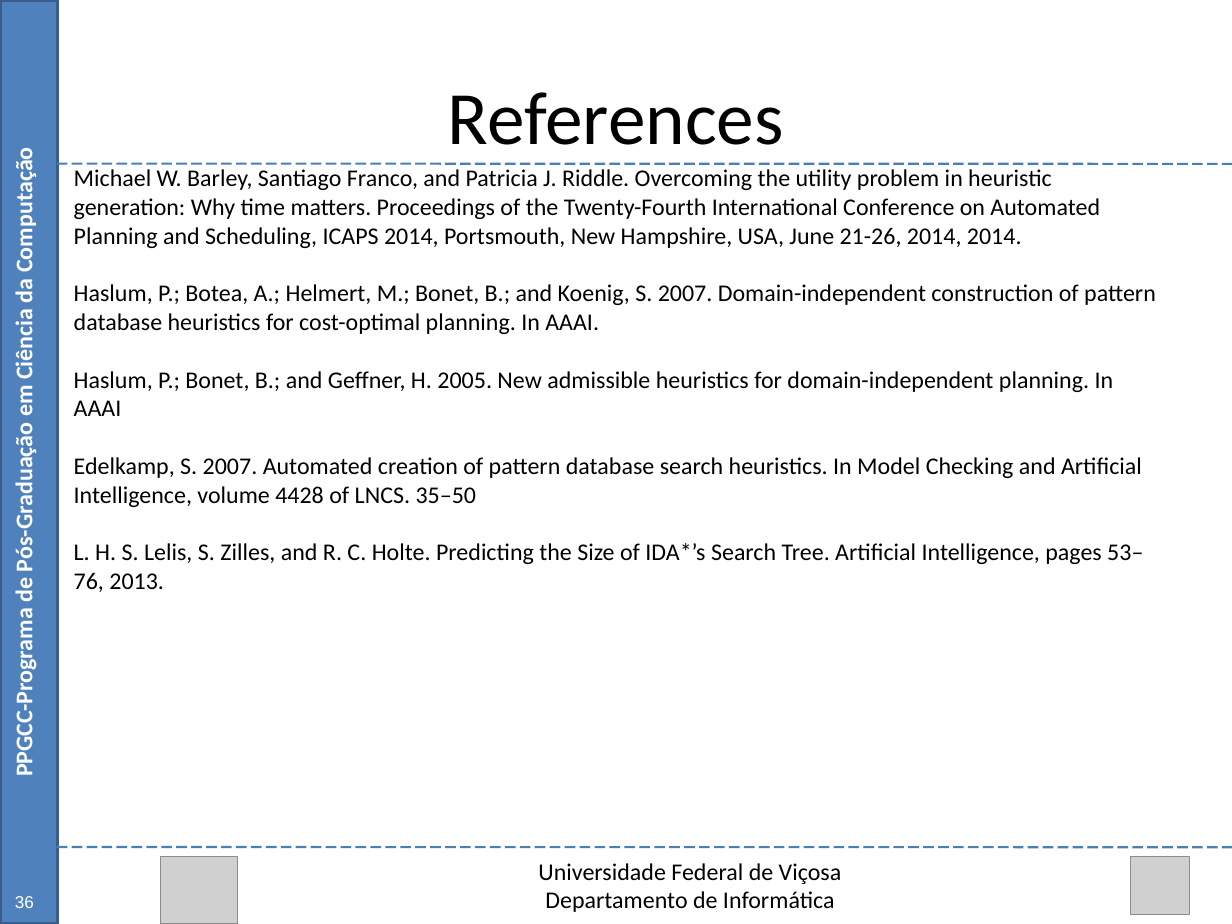
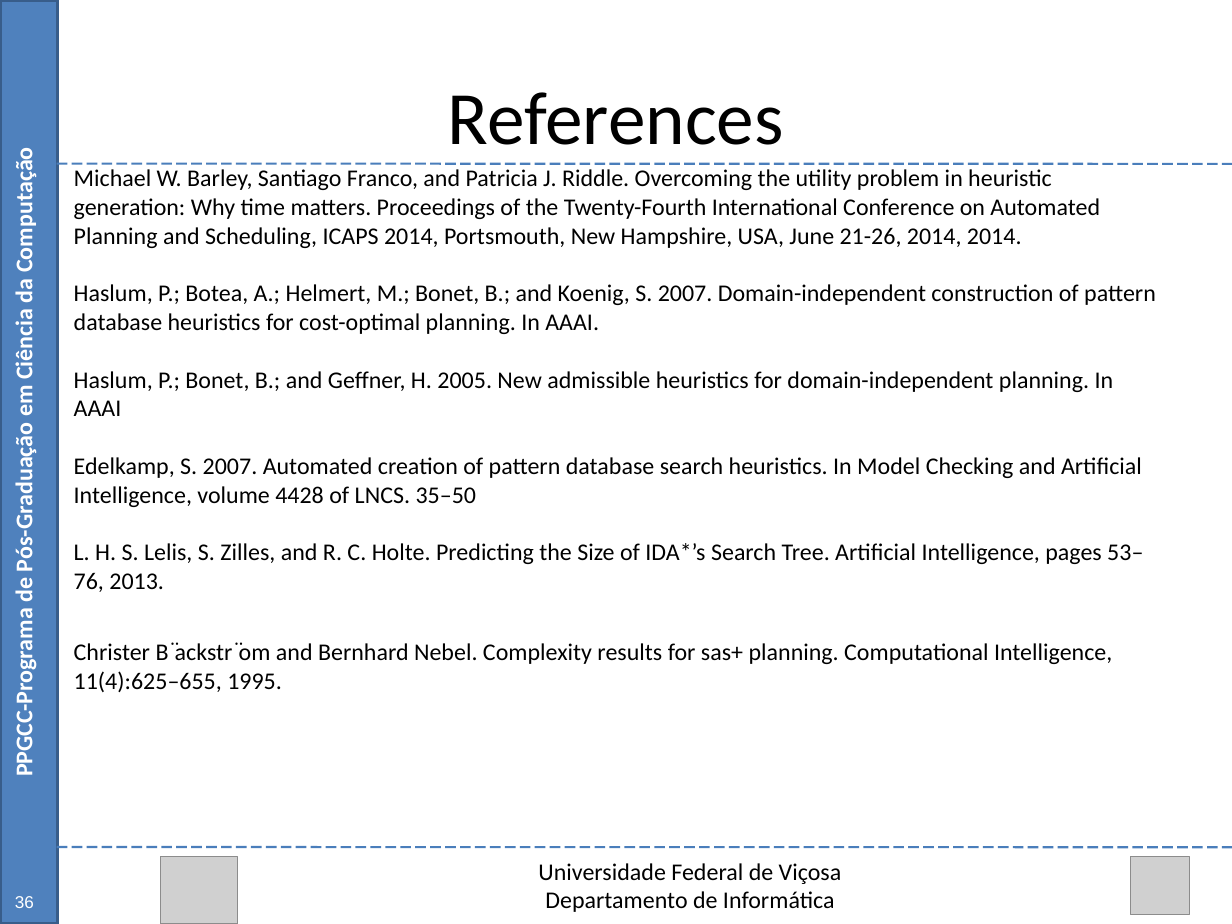
Before and after one commit to Marvinsky/research-marvin, a slide deck: slide 54 of latex/odp/selection heuristics.odp (slide 52 before the commit). Drawn at 1232x924 pixels with LibreOffice and Linux fonts; fonts in the diff are those of the drawing; grey boxes stand for pictures. Boxes give left, top, right and bottom in pixels: in the first picture for what was removed or moved away, otherwise in the second. Text is boxed around its words. In the diff, an @@ line names an element or a change of style, - is before the commit and + after.

```diff
--- a/latex/odp/selection heuristics.odp
+++ b/latex/odp/selection heuristics.odp
@@ text at (x1=74, y1=642, x2=1112, y2=692): paragraph added @@
+Christer B ̈ackstr ̈om and Bernhard Nebel. Complexity results for sas+ planning. Computational Intelligence, 11(4):625–655, 1995.
```
Also in this commit, not shown: 8 other slides changed, 2 slides added, 8 other files.
